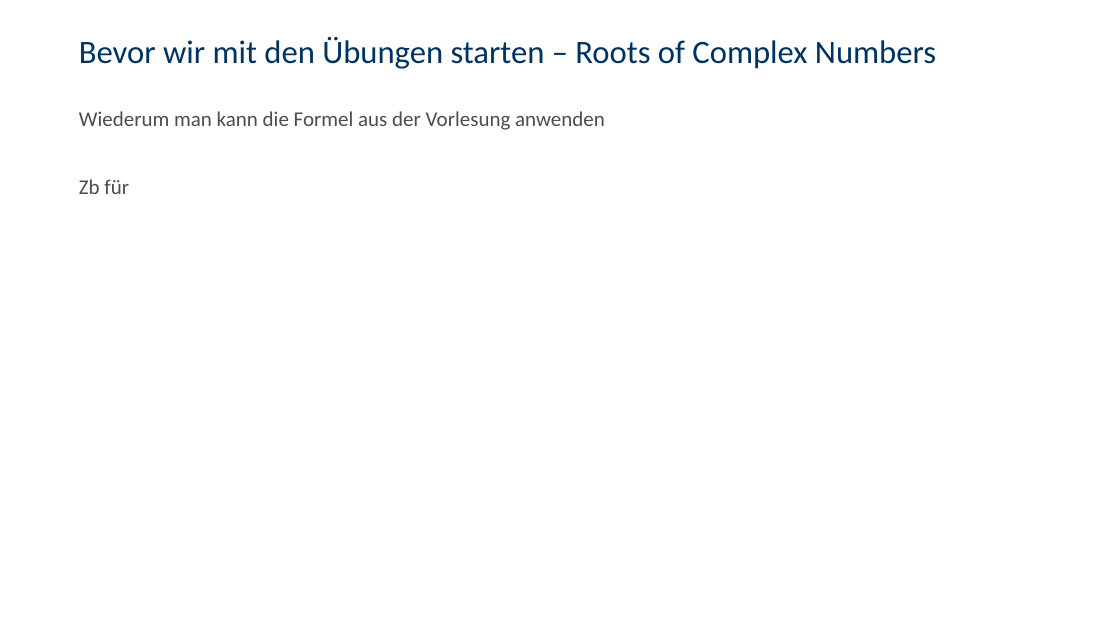
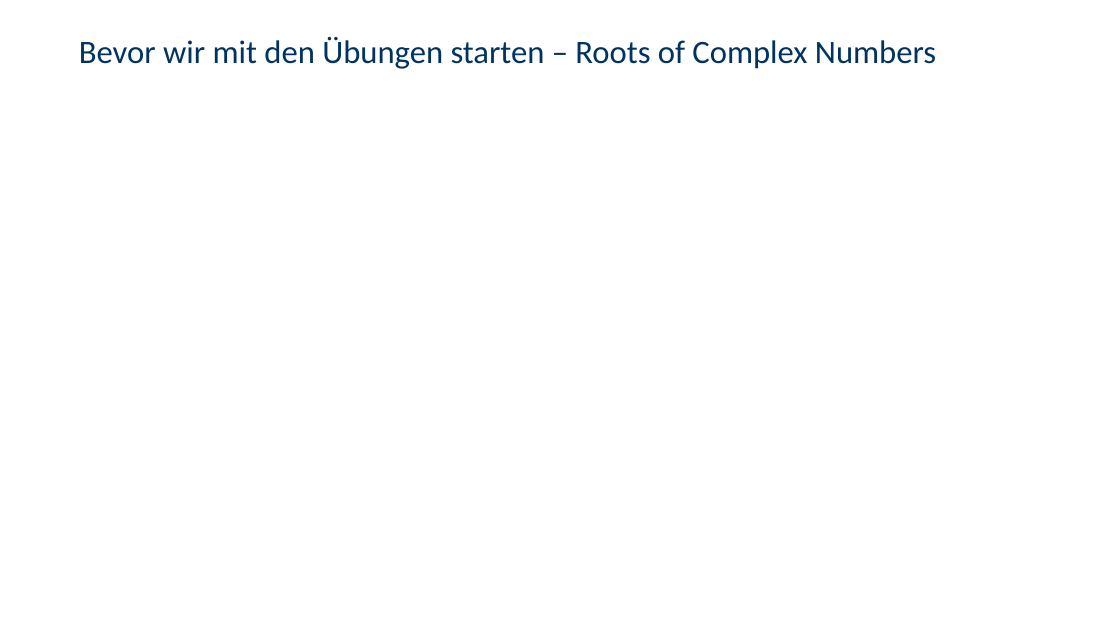
Before and after one commit to LukasMeinschad/Studium, a slide deck: slide 7 of Tutorium Mathe/Tutorium4_Slides.pptx. Drawn at 1120x630 pixels with LibreOffice and Linux fonts; fonts in the diff are those of the drawing; grey boxes stand for pictures; background and template pictures are left out. Boxes give left, top, right and bottom in pixels: in the first picture for what was removed or moved away, otherwise in the second. Text is boxed around its words. In the diff, an @@ line names an element or a change of style, - is before the commit and + after.

```diff
--- a/Tutorium Mathe/Tutorium4_Slides.pptx
+++ b/Tutorium Mathe/Tutorium4_Slides.pptx
@@ text removed at [79, 111, 605, 194] @@
-Wiederum man kann die Formel aus der Vorlesung anwenden
-Zb für
```
Also in this commit, not shown: 1 other slide changed, 2 slides added, 5 other files.
